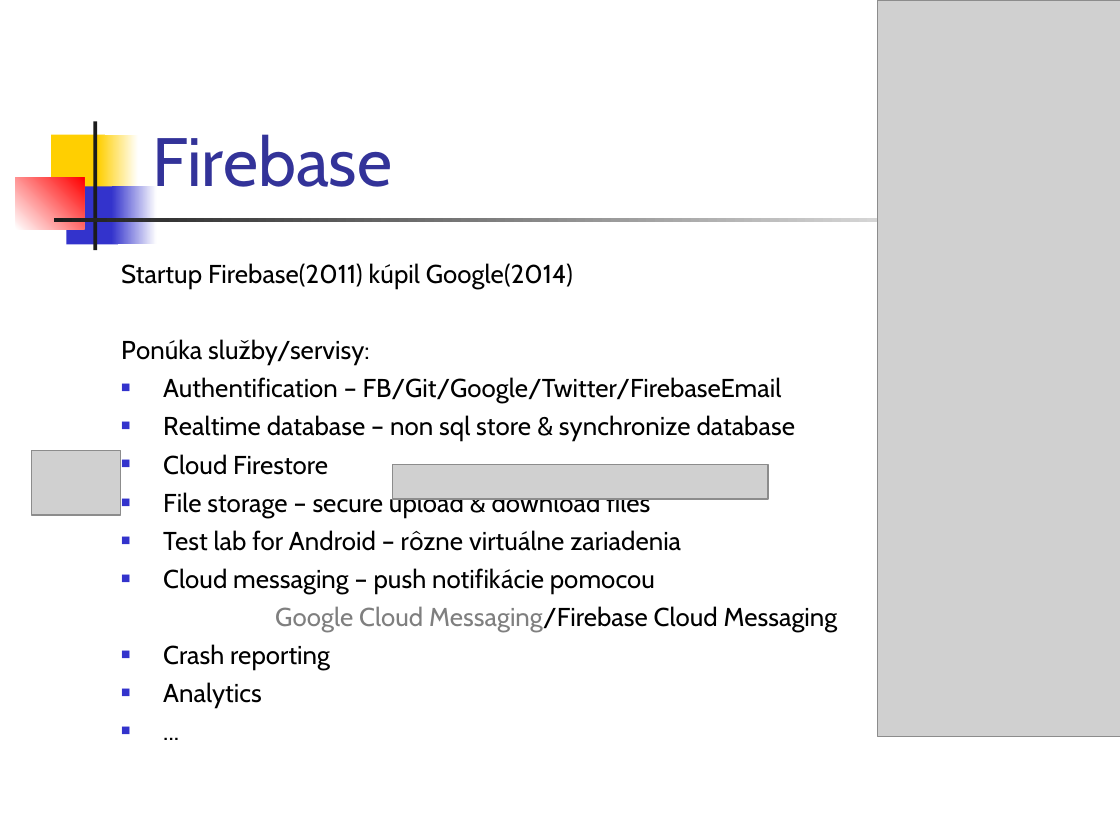
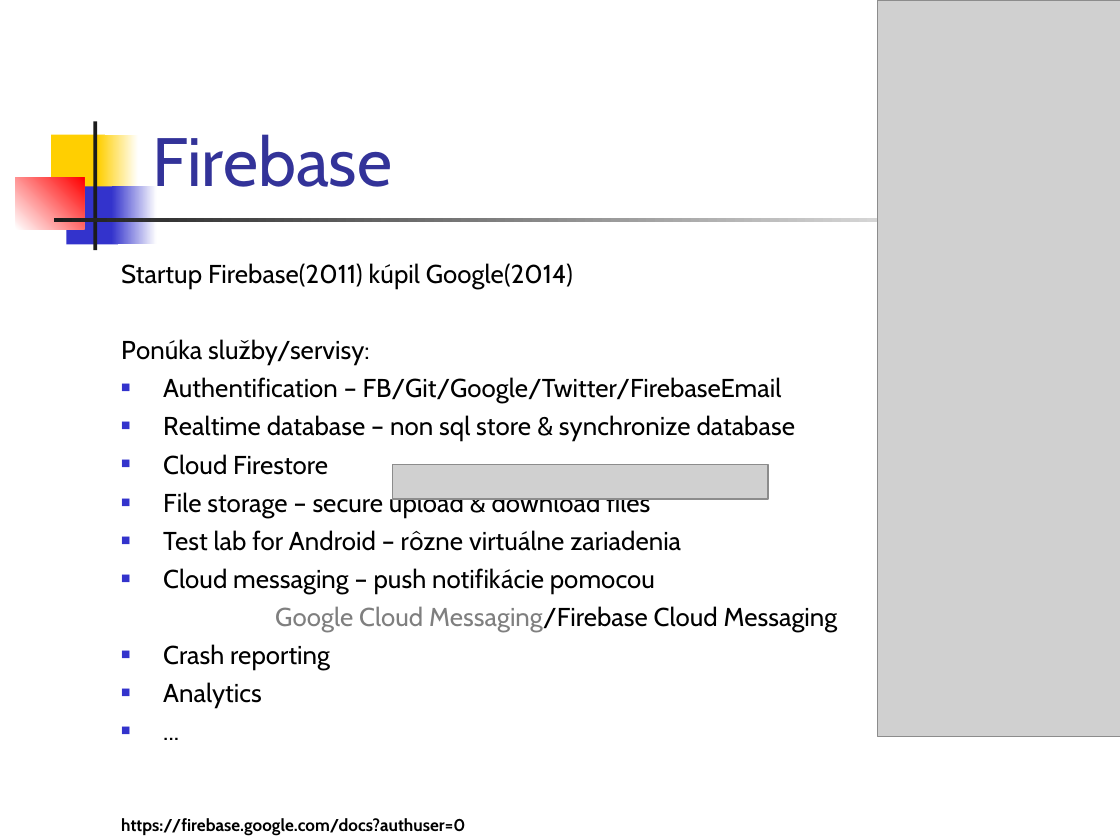
Before and after one commit to vmandro/Prednasky, a slide deck: slide 13 of 12/12_Android.ppt (slide 12 before the commit). Drawn at 1120x840 pixels with LibreOffice and Linux fonts; fonts in the diff are those of the drawing; grey boxes stand for pictures. Boxes give left, top, right and bottom in pixels: in the first picture for what was removed or moved away, otherwise in the second. Text is boxed around its words. In the diff, an @@ line names an element or a change of style, - is before the commit and + after.

```diff
--- a/12/12_Android.ppt
+++ b/12/12_Android.ppt
@@ picture removed at box(31, 450, 121, 515) @@
@@ text added at box(121, 818, 465, 836), 11 pt, text #000000, bold @@
+https://firebase.google.com/docs?authuser=0
```
Also in this commit, not shown: 24 other slides changed, 5 slides added, 1 other file.
